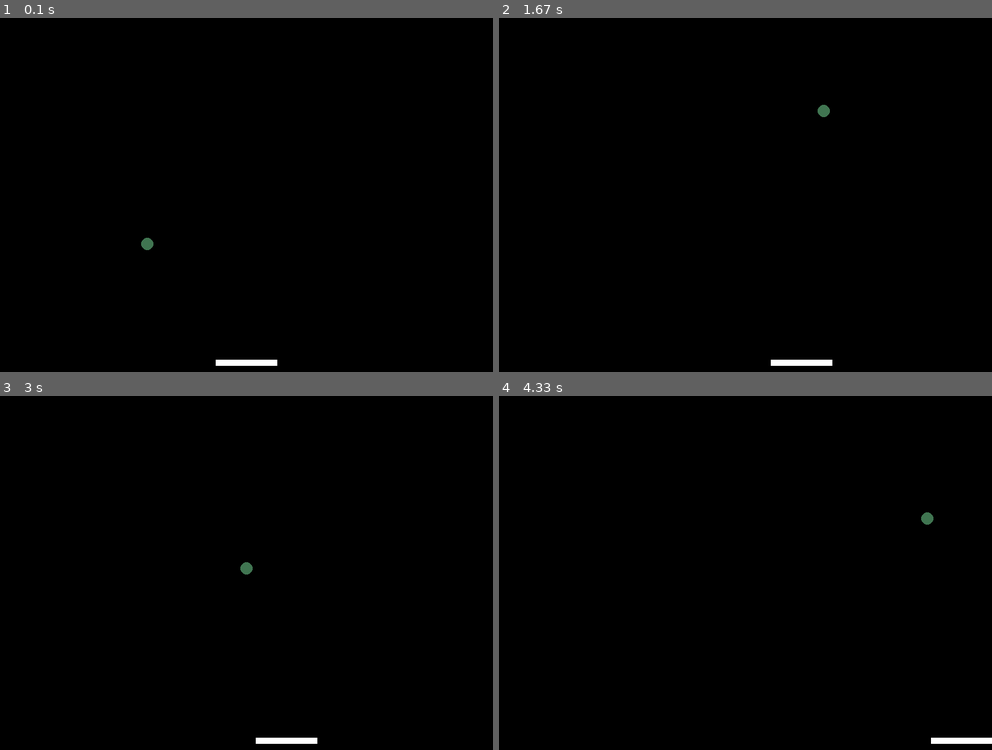
Above: before the commit, frames 1-4 (two rows, left to right).
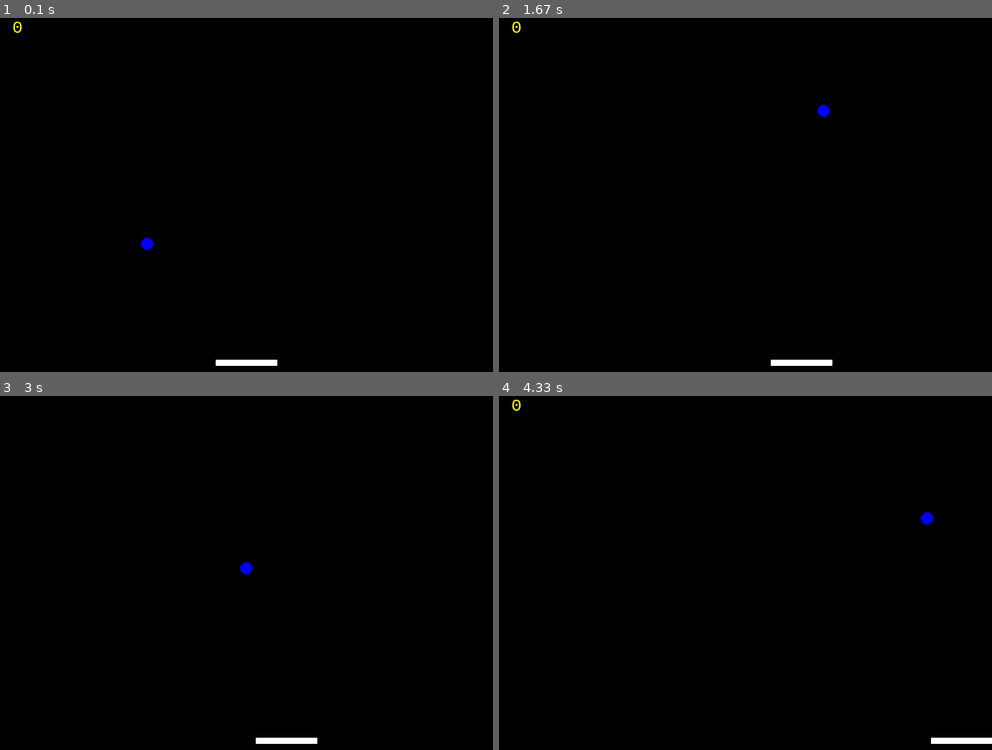
Above: after the commit, the same moments.

Repository: hector032/k_pygame1
Game: pygame game, started from ball.py
Two runs of this game, one before a commit and one after it. Both use one fixed random seed, a clock stepped at 60 frames per second and the inputs below.
Inputs:
- Up to frame 1 (0.1 s): no input
- Up to frame 2 (1.67 s): hold Right 0.33-0.8 s; hold Right 0.83-1.3 s; hold Left from 1.33 s (still down)
- Up to frame 3 (3 s): release Left at 1.87 s; hold Left 1.9-2.3 s; hold Right 2.33-2.97 s
- Up to frame 4 (4.33 s): hold Left 3-3.47 s; hold Right 3.5-3.97 s; hold Right from 4 s (still down)

The runs differ from the first frame. In frame 1, 0.1% of the frame differs, in the area x 2-32%, y 1-66%; in frame 2, 0.1%; in frame 3, less than 0.1%; in frame 4, 0.1%.

Commit message:
hemos perfeccionado ball1, y hemos empezado a hacer el mismo proyecto pero con SPRITE, que por lo visto es una especie de POO (programacion orientada a objetos) con clases etc.

Diff:
--- a/ball.py
+++ b/ball.py
@@ -1,6 +1,11 @@
 import pygame as pg
 import sys
 from random import randint, choice
+
+
+
+
+
 ROJO = (255, 0, 0)
 AZUL = (0, 0, 255)
 VERDE = (0, 255, 0)
@@ -8,11 +13,9 @@
 ANCHO = 800
 ALTO = 600
 
-
 pg.init()
 pantalla = pg.display.set_mode((ANCHO, ALTO))
 reloj = pg.time.Clock()
-
 
 class Bola():
     def __init__(self, x, y, vx=5, vy=5, color= (255, 255, 255), radio=10):
@@ -21,59 +24,61 @@
         self.vx = vx
         self.vy = vy
         self.color = color
-        self.radio = radio
         self.anchura = radio*2
         self.altura = radio*2
 
     def actualizar(self):
-
         self.x += self.vx
         self.y += self.vy
 
-        if self.y <=0 or self.y >=ALTO:
+        if self.y <=0:
             self.vy = -self.vy
 
         if self.x <=0 or self.x >=ANCHO:
             self.vx = -self.vx
 
-        if self.y >= ALTO:
+        if self.y >=ALTO:
             self.x = ANCHO // 2
             self.y = ALTO // 2
-            self.vx=randint(5,10)*choice((-1,1))
-            self.vy=randint(5,10)*choice((-1,1))
+            self.vx = randint(5,10)*choice([-1, 1])
+            self.vy = randint(5,10)*choice([-1, 1])
             return True
         return False
 
-
     def dibujar(self, lienzo):
-        pg.draw.circle(lienzo, self.color, (self.x, self.y), self.radio, self.anchura//2)
+        pg.draw.circle(lienzo, self.color, (self.x, self.y), self.anchura//2)
 
     def comprueba_colision(self, objeto):
+        '''
+        if self.x >= objeto.x and self.x <= objeto.x+objeto.anchura or \
+           self.x+self.anchura >= objeto.x and self.x+self.anchura <= objeto.x + objeto.anchura:
+            choqueX = True
+        else:
+            choqueX = False
+        '''
 
-        choqueX = self.x >= objeto.x and self.x <= objeto.x + objeto.anchura or \
-            self.x + self.anchura >= objeto.x and self.x + self.anchura <= objeto.x + objeto.anchura
-
-        choqueY = self.y >= objeto.y and self.y <= objeto.y + objeto.altura or \
-            self.y + self.altura >= objeto.y and self.y + self.altura <= objeto.y + objeto.altura
+        choqueX = self.x >= objeto.x and self.x <= objeto.x+objeto.anchura or \
+           self.x+self.anchura >= objeto.x and self.x+self.anchura <= objeto.x + objeto.anchura
+        choqueY = self.y >= objeto.y and self.y <= objeto.y+objeto.altura or \
+           self.y+self.altura >= objeto.y and self.y+self.altura <= objeto.y + objeto.altura
 
         if choqueX and choqueY:
             self.vy *= -1
+            return True
 
+        return False
 
-#class Game():
 
 
 class Raqueta():
-
     def __init__(self, x=0, y=0):
         self.altura = 10
         self.anchura = 100
         self.color = (255, 255, 255)
         self.x = (ANCHO - self.anchura) // 2
-        self.y = ALTO - self.altura -15
-        self.vy= 0
-        self.vx= 13
-
+        self.y = ALTO - self.altura - 15
+        self.vy = 0
+        self.vx = 13
 
     def dibujar(self, lienzo):
         rect = pg.Rect(self.x, self.y, self.anchura, self.altura)
@@ -82,49 +87,63 @@
     def actualizar(self):
         teclas_pulsadas = pg.key.get_pressed()
 
-        if teclas_pulsadas [pg.K_LEFT] and self.x >0 :
+        if teclas_pulsadas[pg.K_LEFT] and self.x > 0:
             self.x -= self.vx
-
-        if teclas_pulsadas [pg.K_RIGHT] and self.x < ANCHO -self.anchura:
+        if teclas_pulsadas[pg.K_RIGHT] and self.x < ANCHO - self.anchura:
             self.x += self.vx
 
+
 vidas = 3
+puntuacion = 0
 bola = Bola(randint(0, ANCHO),
             randint(0, ALTO),
             randint(5, 10)*choice([-1, 1]),
             randint(5, 10)*choice([-1, 1]),
-            (randint(0, 255), randint(0,255), randint(0,255)))
+            AZUL)
 
 raqueta = Raqueta()
 
-
+txtGameOver = pg.font.SysFont("Arial", 35)
+txtPuntuacion = pg.font.SysFont("Courier", 28)
+pierdebola = False
 game_over = False
-while not game_over and vidas >0:
+while not game_over and vidas > 0:
     v = reloj.tick(60)
+    if pierdebola:
+        pg.time.delay(500)
 
     #Gestion de eventos
     for evento in pg.event.get():
         if evento.type == pg.QUIT:
             game_over = True
+    # Modificación de estado
+    raqueta.actualizar()
+    pierdebola = bola.actualizar()
+    pantalla.fill(NEGRO)
+    if pierdebola:
+        vidas -= 1
+        if vidas == 0:
+            texto = txtGameOver.render("GAME_OVER", True, (0, 255, 255))
+            pantalla.blit(texto, (400, 300))
+        else:
+            bola.x = 400
+            bola.y = 300
+            bola.dibujar(pantalla)
+            raqueta.dibujar(pantalla)
+    else:
+        if bola.comprueba_colision(raqueta):
+            puntuacion += 5
 
 
-
-    # Modificación de estado
-
-    pierde_bola=bola.actualizar()
-    if pierde_bola:
-        vidas -= 1
-    raqueta.actualizar()
-    bola.comprueba_colision(raqueta)
-
-    # Gestión de la pantalla
-    pantalla.fill(NEGRO)
-    bola.dibujar(pantalla)
-    raqueta.dibujar(pantalla)
+        # Gestión de la pantalla
+        texto = txtPuntuacion.render(str(puntuacion), True, (255,255,0))
+        pantalla.blit(texto, (20, 20))
+        bola.dibujar(pantalla)
+        raqueta.dibujar(pantalla)
 
     pg.display.flip()
-    if pierde_bola:
-        pg.time.delay(500)
+
+pg.time.delay(1000)
 
 pg.quit()
 sys.exit()
--- /dev/null
+++ b/ball2.py
@@ -0,0 +1,76 @@
+import pygame as pg
+import sys
+import random
+ANCHO = 800
+ALTO = 600
+FPS = 60
+class Marcador():
+
+
+    def __init__(self, x, y, fontsize=25, color=(255,255,255)):
+        self.fuente = pg.font.SysFont("Arial", fontsize)
+        self.x = x
+        self.y = y
+        self.color = color
+
+    def dibuja(self, text, lienzo):
+
+        image = self.fuente.render(str(text), True, self.color)
+        lienzo.blit(image, (self.x, self.y))
+
+
+class Bola(pg.sprite.Sprite):
+    def __init__(self, x, y):
+        super().__init__()
+        self.image = pg.image.load('./images/ball1.png').convert_alpha()
+        self.rect = self.image.get_rect(center=(x,y))
+        self.vx = random.randint(5, 10) * random.choice([-1, 1])
+        self.vy = random.randint(5, 10) * random.choice([-1, 1])
+
+
+    def update(self):
+        self.rect.x += self.vx
+        self.rect.y += self.vy
+
+        if self.rect.left <= 0 or self.rect.right >= ANCHO:
+            self.vx *= -1
+
+        if self.rect.top <= 0 or self.rect.bottom >= ALTO:
+            self.vy *= -1
+
+
+
+class Game():
+    def __init__(self):
+        self.pantalla = pg.display.set_mode((ANCHO, ALTO))
+        self.botes = 0
+        self.cuentaGolpes = Marcador(10,10)
+        self.ballGroup = pg.sprite.Group()
+
+
+        for i in range(random.randint(1, 20)):
+            bola = Bola(random.randint(0, ANCHO), random.randint(0, ALTO))
+            self.ballGroup.add(bola)
+
+    def bucle_principal(self):
+        game_over = False
+        reloj = pg.time.Clock()
+
+        while not game_over:
+            reloj.tick(FPS)
+            for evento in pg.event.get():
+                if evento.type == pg.QUIT:
+                    game_over = True
+
+
+            self.ballGroup.update()
+            self.pantalla.fill((0,0,0))
+            self.cuentaGolpes.dibuja('Hola', self.pantalla)
+            self.ballGroup.draw(self.pantalla)
+
+            pg.display.flip()
+
+if __name__ == '__main__':
+    pg.init()
+    game = Game()
+    game.bucle_principal()
